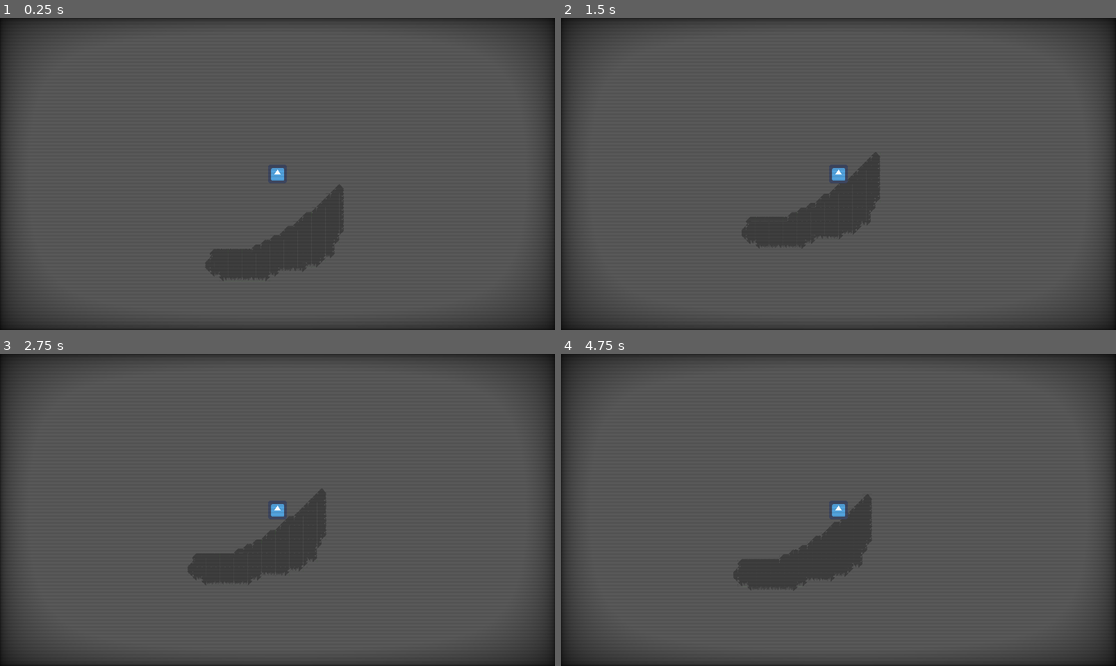
Above: before the commit, frames 1-4 (two rows, left to right).
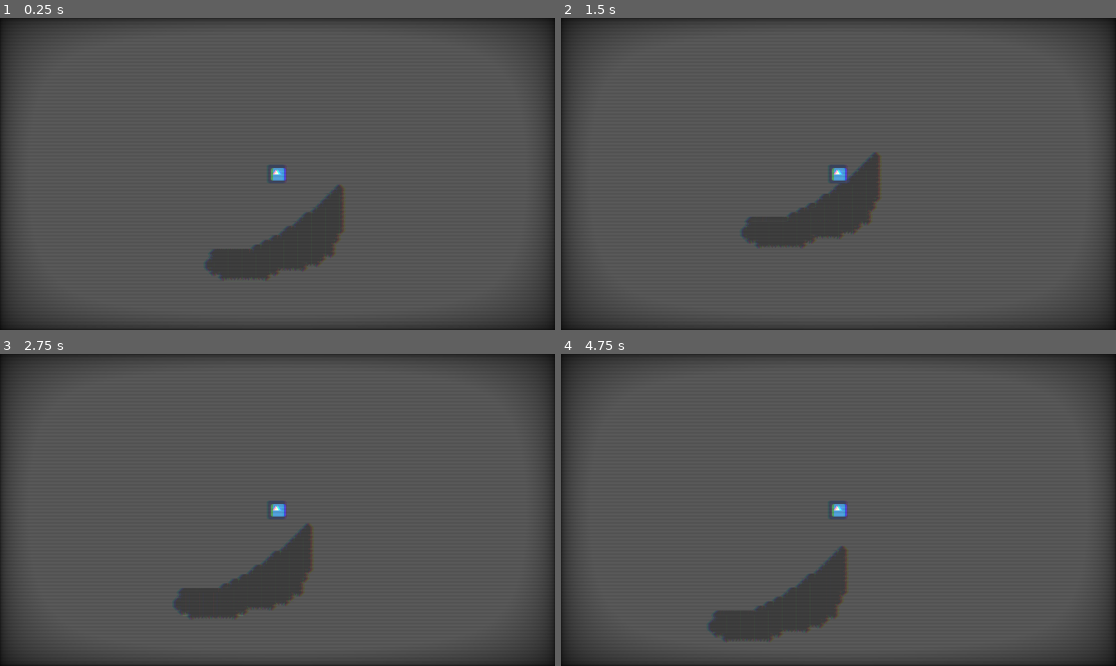
Above: after the commit, the same moments.

Repository: Shapkofil/prometheus
Game: Godot game, scene res://Node2D.tscn
Same seed, same stepped clock (60 frames per second), same inputs: the game is played once before the commit and once after it. The project has no main scene, so this scene is started directly. The engine's default icon, where the game draws it, is replaced by a stand-in: a white triangle on a blue panel in a dark square.
Inputs:
- Up to frame 1 (0.25 s): no input
- Up to frame 2 (1.5 s): hold Right (ui_right) from 0.53 s (still down); tap Up (ui_up) at 0.77 s
- Up to frame 3 (2.75 s): tap Up (ui_up) at 1.52 s; release Right (ui_right) at 2.03 s; hold Left (ui_left) from 2.03 s (still down)
- Up to frame 4 (4.75 s): release Left (ui_left) at 2.78 s; hold Right (ui_right) 2.78-4.28 s; tap Up (ui_up) at 3.02, 3.77, 4.52 s; hold Left (ui_left) from 4.28 s (still down)

The runs differ from the first frame. In frame 1, 0.2% of the frame differs, in the area x 36-63%, y 46-84%; in frame 2, 0.3%; in frame 3, 3.6%; in frame 4, 4.2%, in the area x 26-57%, y 45-93%.

Commit message:
CRT color destruction

Diff:
--- a/Prometheus/Player/player.gd
+++ b/Prometheus/Player/player.gd
@@ -3,19 +3,19 @@
 # This demo shows how to build a kinematic controller.
 
 # Member variables
-const GRAVITY = 500.0 # pixels/second/second
+export var GRAVITY = 500.0 # pixels/second/second
 
 # Angle in degrees towards either side that the player can consider "floor"
-const FLOOR_ANGLE_TOLERANCE = 40
-const WALK_FORCE = 600
-const WALK_MIN_SPEED = 10
-const WALK_MAX_SPEED = 200
-const STOP_FORCE = 2000
-const JUMP_SPEED = 200
-const JUMP_MAX_AIRBORNE_TIME = 0.2
+export var FLOOR_ANGLE_TOLERANCE = 40
+export var WALK_FORCE = 600
+export var WALK_MIN_SPEED = 10
+export var WALK_MAX_SPEED = 200
+export var STOP_FORCE = 2000
+export var JUMP_SPEED = 200
+export var JUMP_MAX_AIRBORNE_TIME = 0.2
 
-const SLIDE_STOP_VELOCITY = 1.0 # one pixel/second
-const SLIDE_STOP_MIN_TRAVEL = 1.0 # one pixel
+export var SLIDE_STOP_VELOCITY = 1.0 # one pixel/second
+export var SLIDE_STOP_MIN_TRAVEL = 1.0 # one pixel
 
 var velocity = Vector2()
 var on_air_time = 100
--- a/Prometheus/Player/player.tscn
+++ b/Prometheus/Player/player.tscn
@@ -22,12 +22,13 @@
 shader_param/show_vignette = true
 shader_param/show_curvature = false
 shader_param/screen_size = Vector2( 320, 180 )
-shader_param/aberration_amount = 0.0
-shader_param/move_aberration = true
-shader_param/aberration_speed = 6.51
+shader_param/aberration_amount = 1.0
+shader_param/move_aberration = false
+shader_param/aberration_speed = 1.11
 
 [node name="player" type="KinematicBody2D"]
 script = ExtResource( 1 )
+JUMP_SPEED = 400
 
 [node name="sprite" type="Sprite" parent="."]
 texture = ExtResource( 2 )
